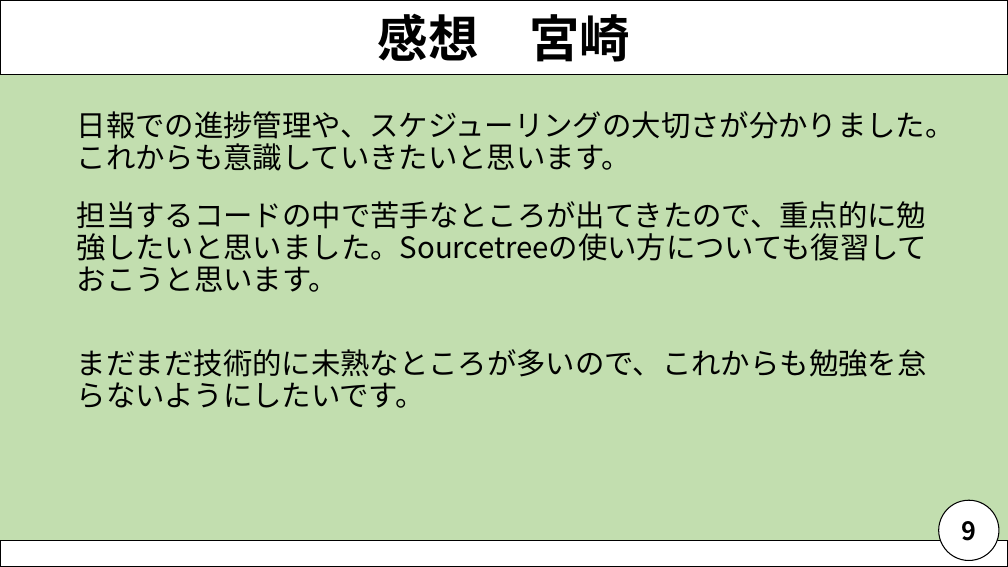
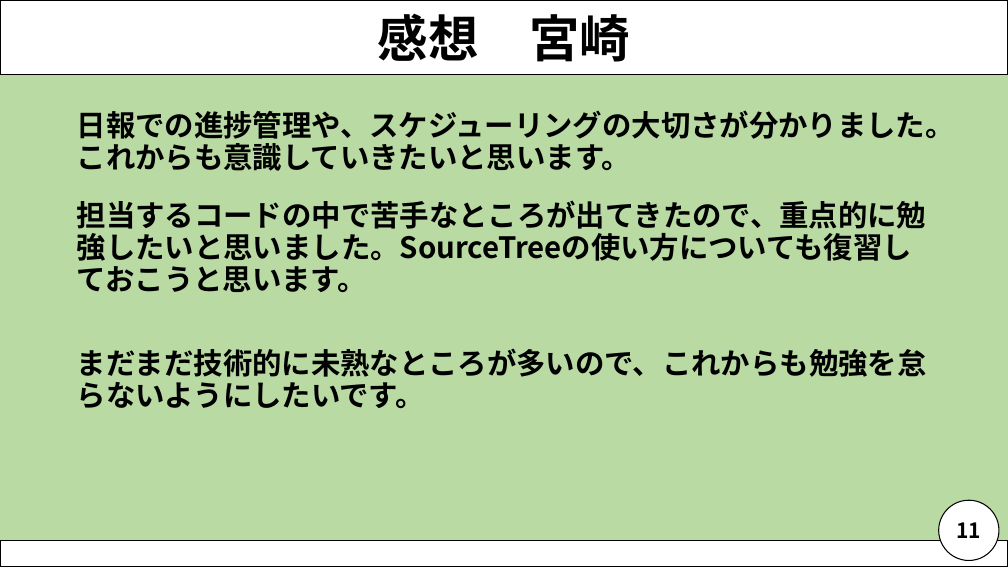
Before and after one commit to NagaoMasaki/NervousBreakdown, a slide deck: slide 12 of 資料/神経衰弱発表資料_200716.pptx (slide 10 before the commit). Drawn at 1008x567 pixels with LibreOffice and Linux fonts; fonts in the diff are those of the drawing. Boxes give left, top, right and bottom in pixels: in the first picture for what was removed or moved away, otherwise in the second. Text is boxed around its words. In the diff, an @@ line names an element or a change of style, - is before the commit and + after.

```diff
--- a/資料/神経衰弱発表資料_200716.pptx
+++ b/資料/神経衰弱発表資料_200716.pptx
@@ background #A9D18E at 70% opacity to #A9D18E at 80% opacity @@
@@ text at (x1=77, y1=110, x2=955, y2=408): bold on in "日報での進捗管理や、スケジューリングの大切さが分かりました。これからも意識していきたいと思います。", "まだまだ技術的に未熟なところが多いので、これからも勉強を怠らないようにしたいです。" @@
@@ text at (x1=77, y1=200, x2=926, y2=292): text changed; bold on @@
-担当するコードの中で苦手なところが出てきたので、重点的に勉強したいと思いました。Sourcetreeの使い方についても復習しておこうと思います。
+担当するコードの中で苦手なところが出てきたので、重点的に勉強したいと思いました。SourceTreeの使い方についても復習しておこうと思います。
@@ text in ellipse at (x1=956, y1=522, x2=981, y2=538): text changed; size 24 to 20 pt @@
-9
+11
```
Also in this commit, not shown: 10 other slides changed, 2 slides added.
